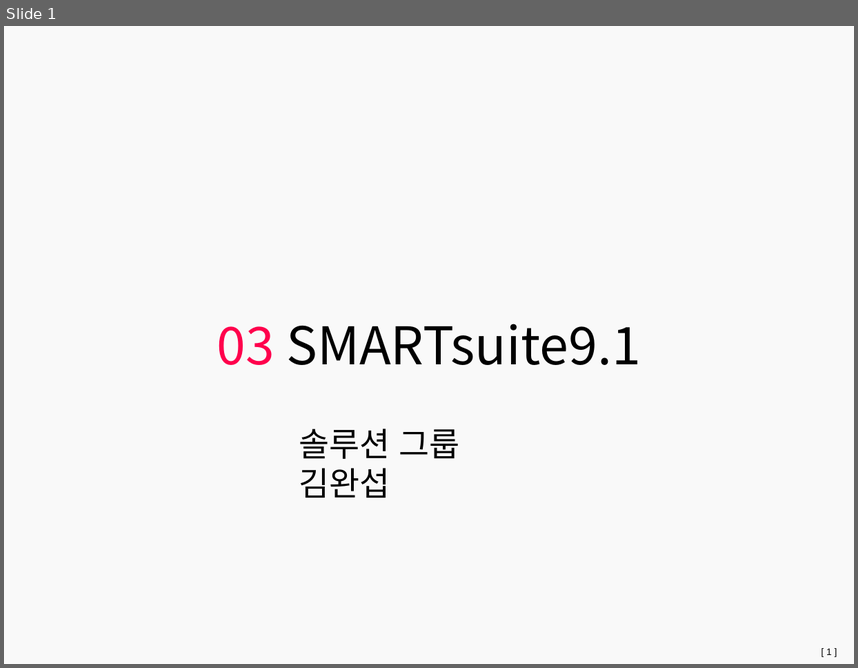
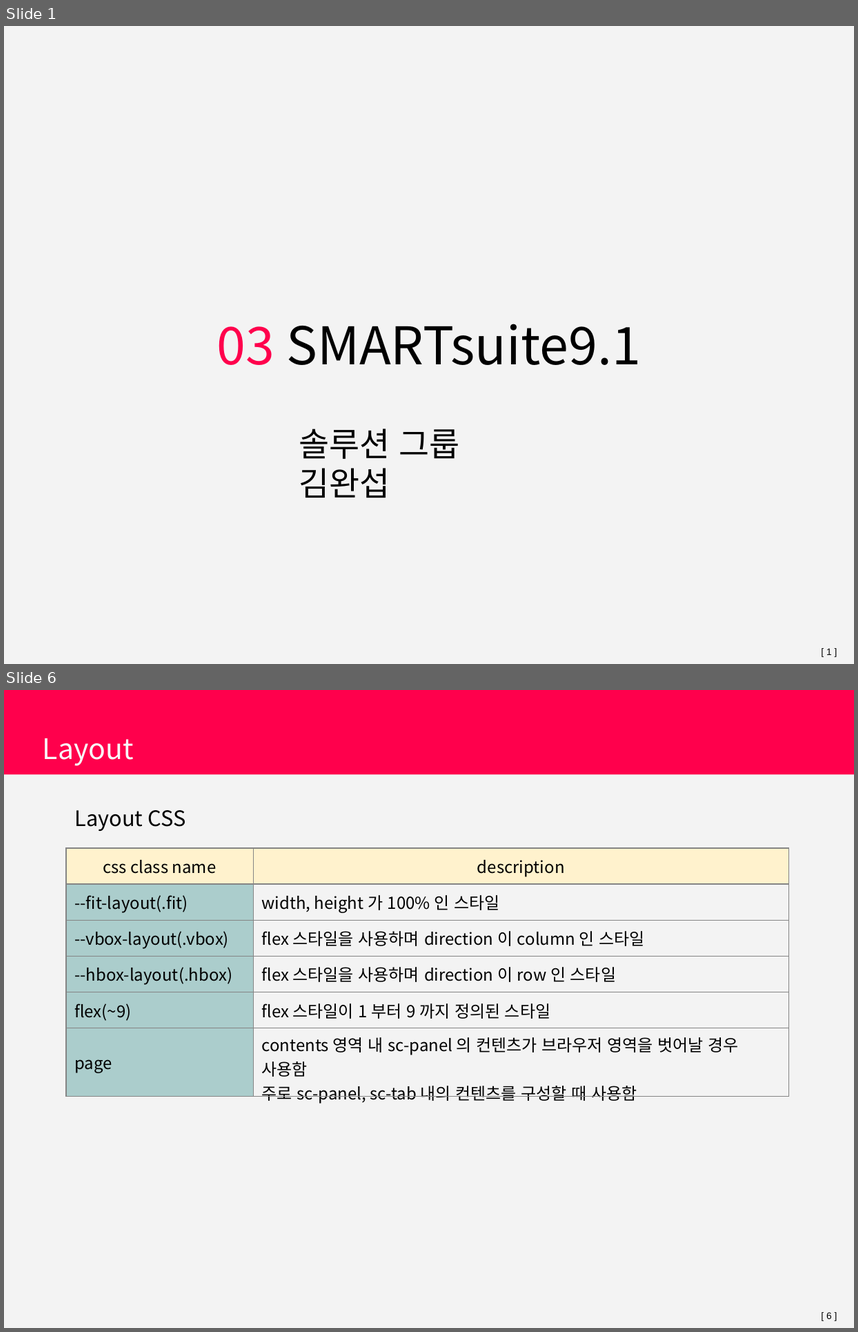
Before and after one commit to wasa-bee/smartsuite9.1_video_edu, a slide deck: 03 SMARTsuite9.1.pptx. Shown one above the other, each under a label of ours: slide 1 before the commit, slides 1 and 6 after it; the slides between them are not shown. The pictures are 858x668 and 858x1332 pixels, drawn with LibreOffice and Linux fonts; fonts in the diff are those of the drawing; background and template pictures are left out. Boxes give left, top, right and bottom in pixels: in the first picture for what was removed or moved away, otherwise in the second. Text is boxed around its words. In the diff, an @@ line names an element or a change of style, - is before the commit and + after.

```diff
--- a/03 SMARTsuite9.1.pptx
+++ b/03 SMARTsuite9.1.pptx
@@ slide 6 added at [4, 690, 854, 1328], background #F3F3F3; not listed: 1 template element that a slide beside it also shows @@
@@ rectangle added at [4, 690, 854, 774], fill #FF004C @@
@@ text added at [43, 738, 134, 766], 24 pt, text #F9F9F9 @@
+Layout
@@ text added at [75, 810, 185, 831], 18 pt, text #000000 @@
+Layout CSS
@@ table added at [66, 848, 789, 1106], 6 rows, 2 columns @@
+css class name | description
+--fit-layout(.fit) | width, height 가 100% 인 스타일
+--vbox-layout(.vbox) | flex 스타일을 사용하며 direction 이 column 인 스타일
+--hbox-layout(.hbox) | flex 스타일을 사용하며 direction 이 row 인 스타일
+flex(~9) | flex 스타일이 1 부터 9 까지 정의된 스타일
+page | contents 영역 내 sc-panel 의 컨텐츠가 브라우저 영역을 벗어날 경우 사용함 / 주로 sc-panel, sc-tab 내의 컨텐츠를 구성할 때 사용함
```
Also in this commit, not shown: 2 other slides changed, 12 other slides added, 6 slides removed, 2 other files.
